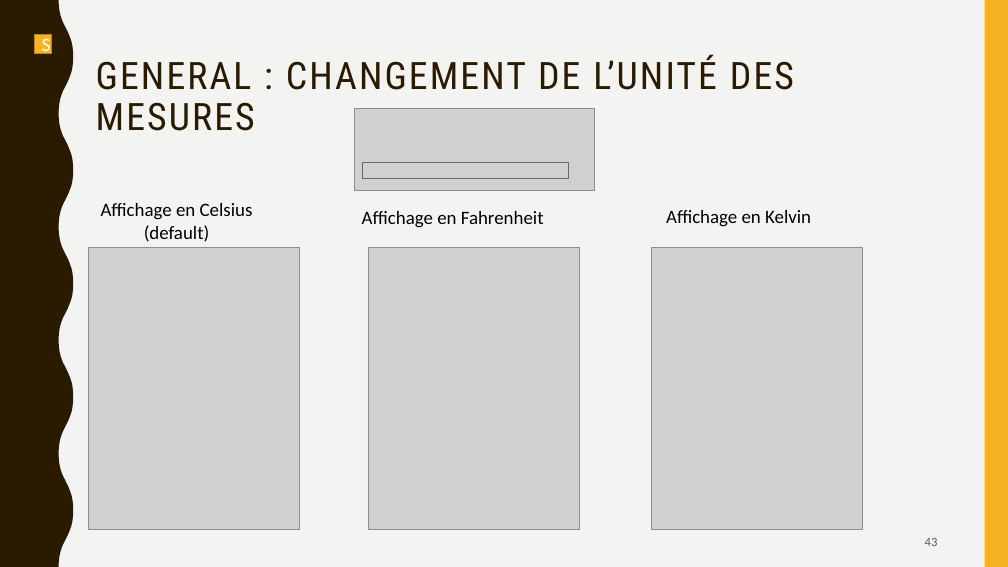
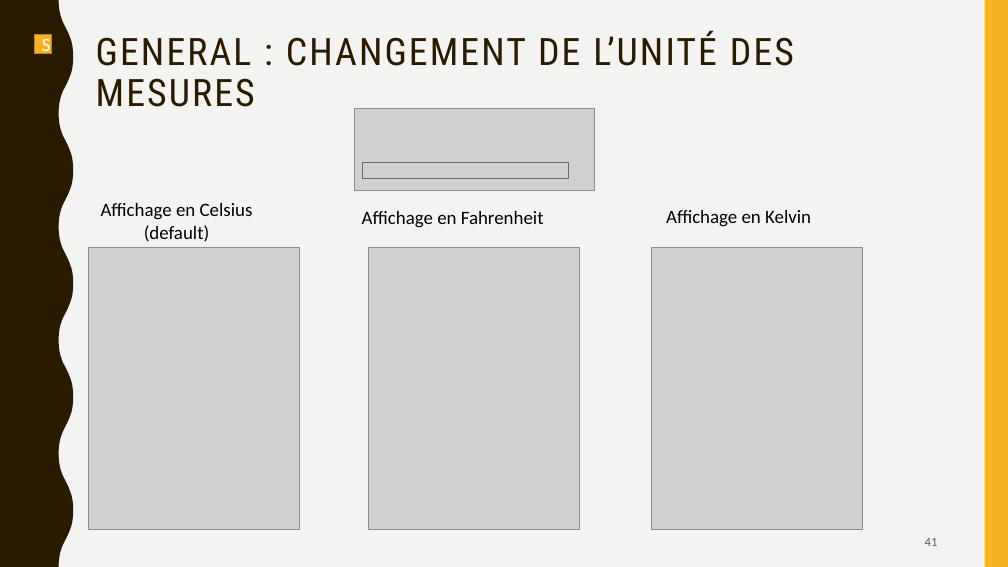
Before and after one commit to aiekick/ProjectStationMeteo, a slide deck: slide 41 of doc/StationMeteo_Soutenance_Stephane.pptx (slide 43 before the commit). Drawn at 1008x567 pixels with LibreOffice and Linux fonts; fonts in the diff are those of the drawing; grey boxes stand for pictures. Boxes give left, top, right and bottom in pixels: in the first picture for what was removed or moved away, otherwise in the second. Text is boxed around its words. In the diff, an @@ line names an element or a change of style, - is before the commit and + after.

```diff
--- a/doc/StationMeteo_Soutenance_Stephane.pptx
+++ b/doc/StationMeteo_Soutenance_Stephane.pptx
@@ title "GENERAL : CHANGEMENT DE L’UNITÉ ...": place and size @@
-title "GENERAL : CHANGEMENT DE L’UNITÉ ..." at [96, 55, 794, 131]
+title "GENERAL : CHANGEMENT DE L’UNITÉ ..." at [96, 31, 794, 107]
@@ page number at [925, 538, 938, 546]: text changed @@
-43
+41
```
Also in this commit, not shown: 16 other slides changed, 2 slides added, 3 slides removed.
